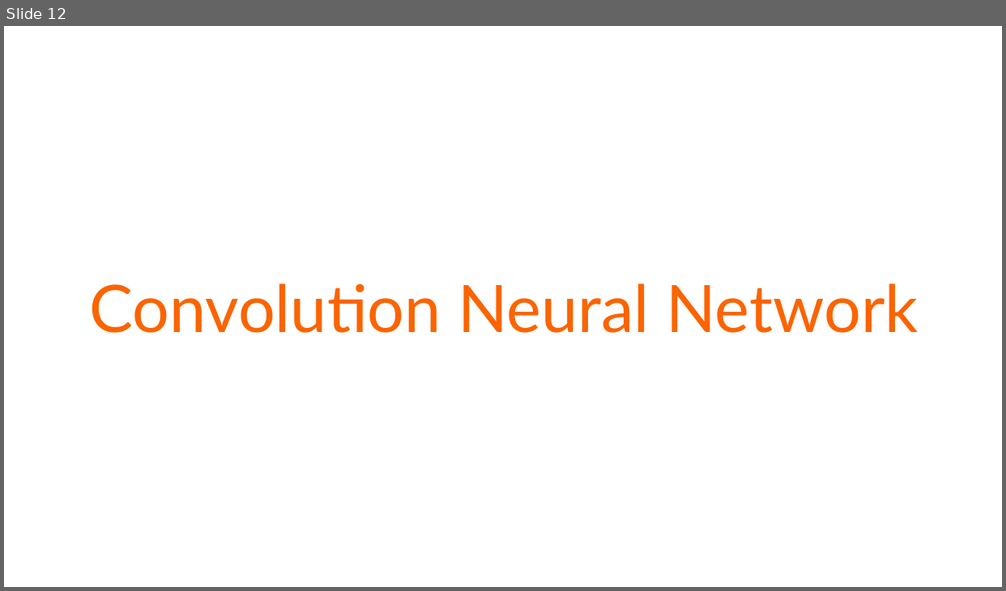
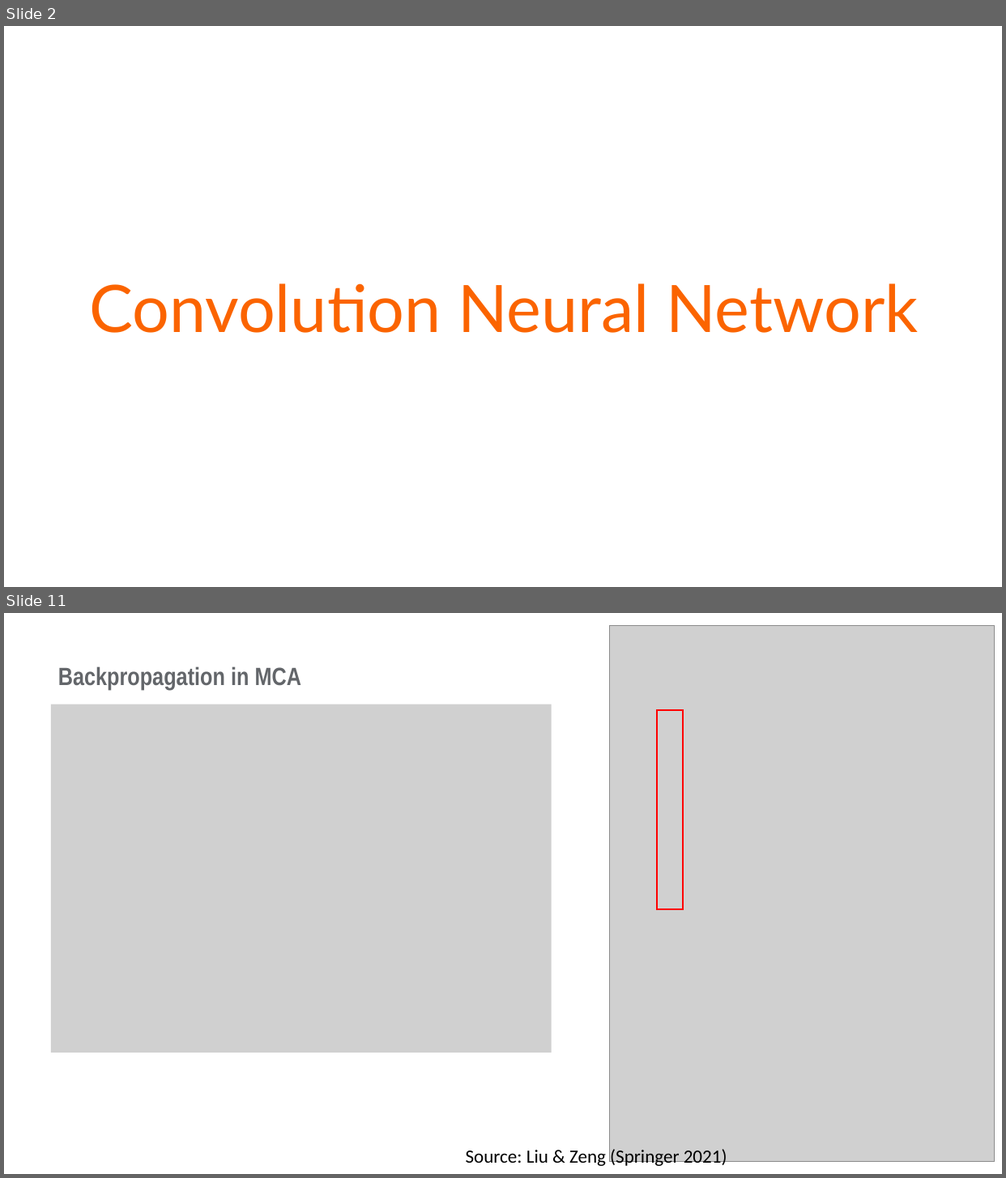
Before and after one commit to vohuynhquangnguyen/portfolio.codes-and-bytes, a slide deck: drafts/memristors/memristor.pptx. Shown one above the other, each under a label of ours: slide 12 before the commit, slides 2 and 11 after it; the slides between them are not shown. The pictures are 1006x591 and 1006x1178 pixels, drawn with LibreOffice and Linux fonts; fonts in the diff are those of the drawing; grey boxes stand for pictures; background and template pictures are left out. Boxes give left, top, right and bottom in pixels: in the first picture for what was removed or moved away, otherwise in the second. Text is boxed around its words. In the diff, an @@ line names an element or a change of style, - is before the commit and + after.

```diff
--- a/drafts/memristors/memristor.pptx
+++ b/drafts/memristors/memristor.pptx
@@ slide 11 added at box(4, 613, 1002, 1174), background #FFFFFF @@
@@ picture added at box(610, 625, 995, 1161) @@
@@ text added at box(58, 666, 301, 690), 24 pt, text #63666A, bold @@
+Backpropagation in MCA
@@ picture added at box(50, 705, 552, 1053) @@
@@ rectangle added at box(657, 710, 683, 909), outline #FF0000 1.5 pt @@
@@ text added at box(466, 1149, 727, 1169), 18 pt, text #000000 @@
+Source: Liu & Zeng (Springer 2021)
@@ what was slide 12 is now slide 2 @@
```
Also in this commit, not shown: 7 slides changed, 7 other slides added, 1 slide removed, 1 other file.
